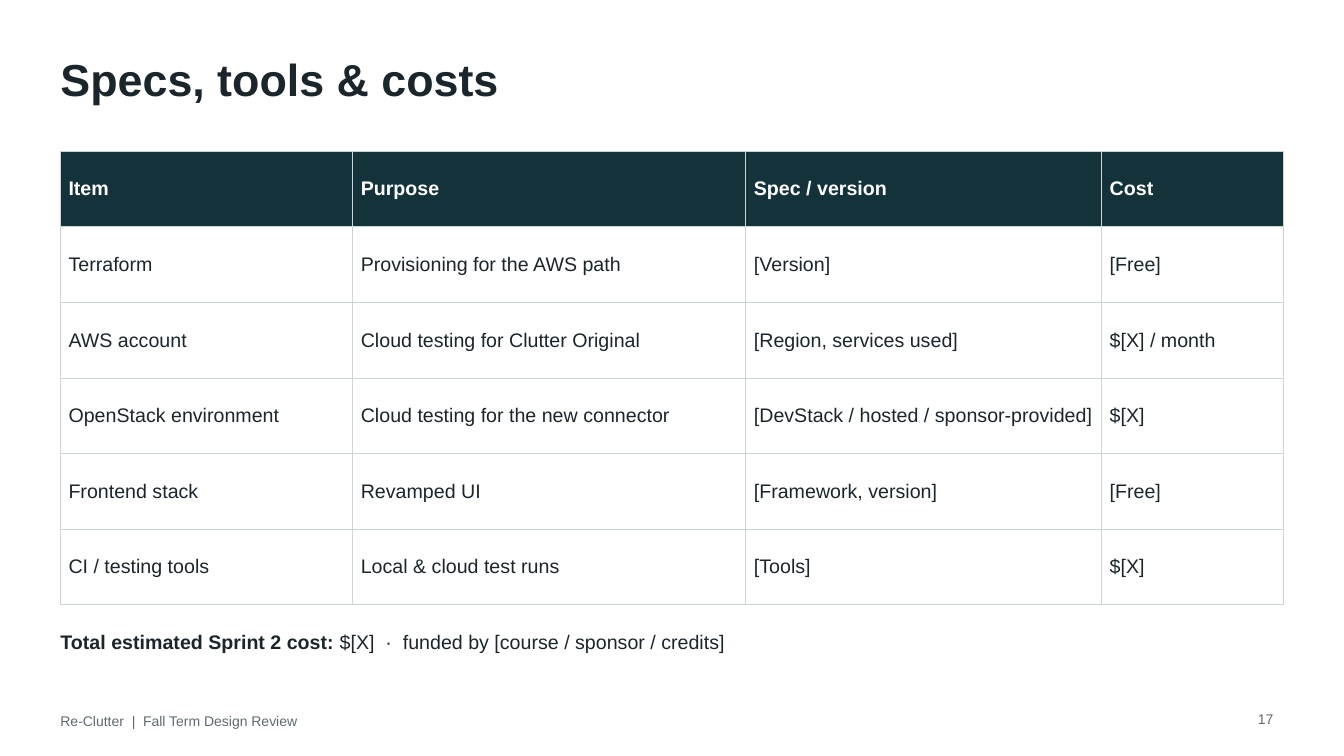
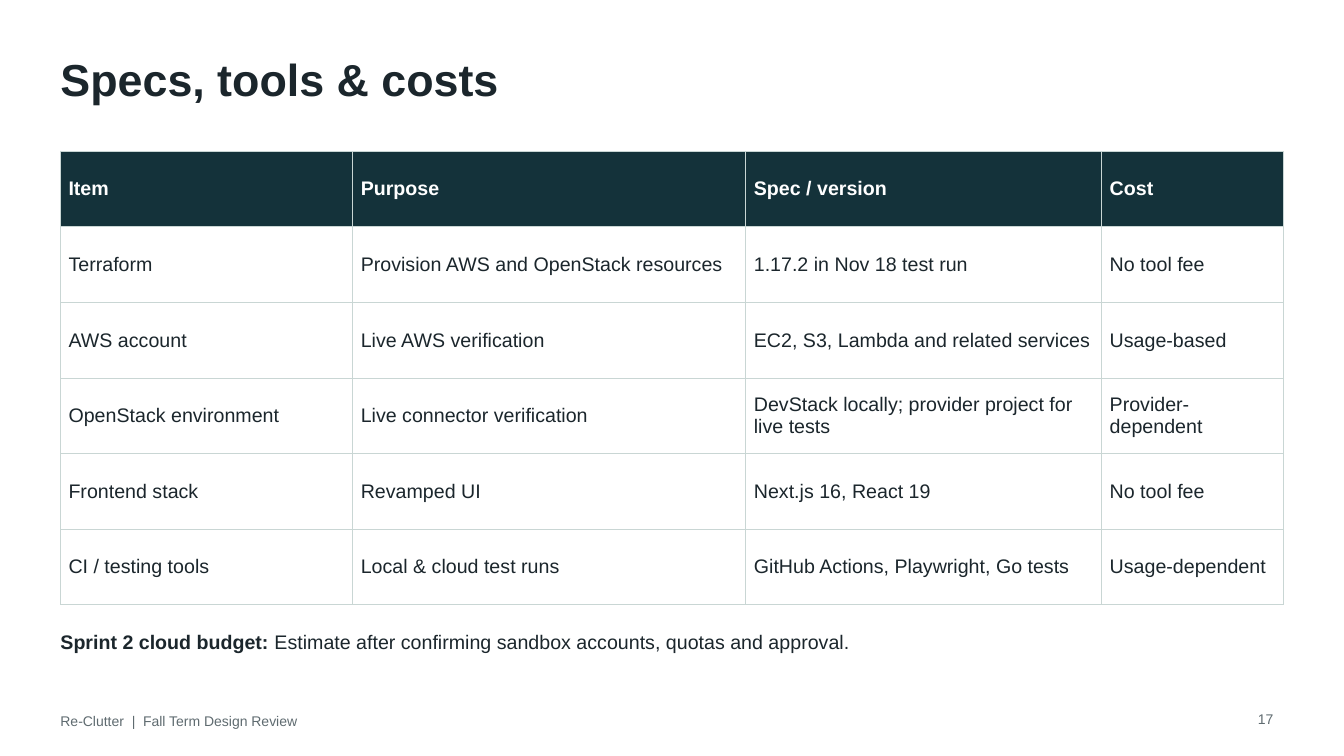
Before and after one commit to Alberta2514640/clutter, a slide deck: slide 17 of deliverables/Re-Clutter_Fall_Design_Review_Software.pptx. Drawn at 1344x756 pixels with LibreOffice and Linux fonts; fonts in the diff are those of the drawing. Boxes give left, top, right and bottom in pixels: in the first picture for what was removed or moved away, otherwise in the second. Text is boxed around its words. In the diff, an @@ line names an element or a change of style, - is before the commit and + after.

```diff
--- a/deliverables/Re-Clutter_Fall_Design_Review_Software.pptx
+++ b/deliverables/Re-Clutter_Fall_Design_Review_Software.pptx
@@ table at [60, 151, 1284, 581] @@
-row 2: Terraform | Provisioning for the AWS path | [Version] | [Free]
+row 2: Terraform | Provision AWS and OpenStack resources | 1.17.2 in Nov 18 test run | No tool fee
-row 3: AWS account | Cloud testing for Clutter Original | [Region, services used] | $[X] / month
+row 3: AWS account | Live AWS verification | EC2, S3, Lambda and related services | Usage-based
-row 4: OpenStack environment | Cloud testing for the new connector | [DevStack / hosted / sponsor-provided] | $[X]
+row 4: OpenStack environment | Live connector verification | DevStack locally; provider project for live tests | Provider-dependent
-row 5, column 3: [Framework, version]
+row 5, column 3: Next.js 16, React 19
-row 5, column 4: [Free]
+row 5, column 4: No tool fee
-row 6, column 3: [Tools]
+row 6, column 3: GitHub Actions, Playwright, Go tests
-row 6, column 4: $[X]
+row 6, column 4: Usage-dependent
@@ text at [60, 634, 849, 653]: text changed @@
-Total estimated Sprint 2 cost: $[X] · funded by [course / sponsor / credits]
+Sprint 2 cloud budget: Estimate after confirming sandbox accounts, quotas and approval.
```
Also in this commit, not shown: 13 other slides changed, 1 slide added, 1 slide removed.
